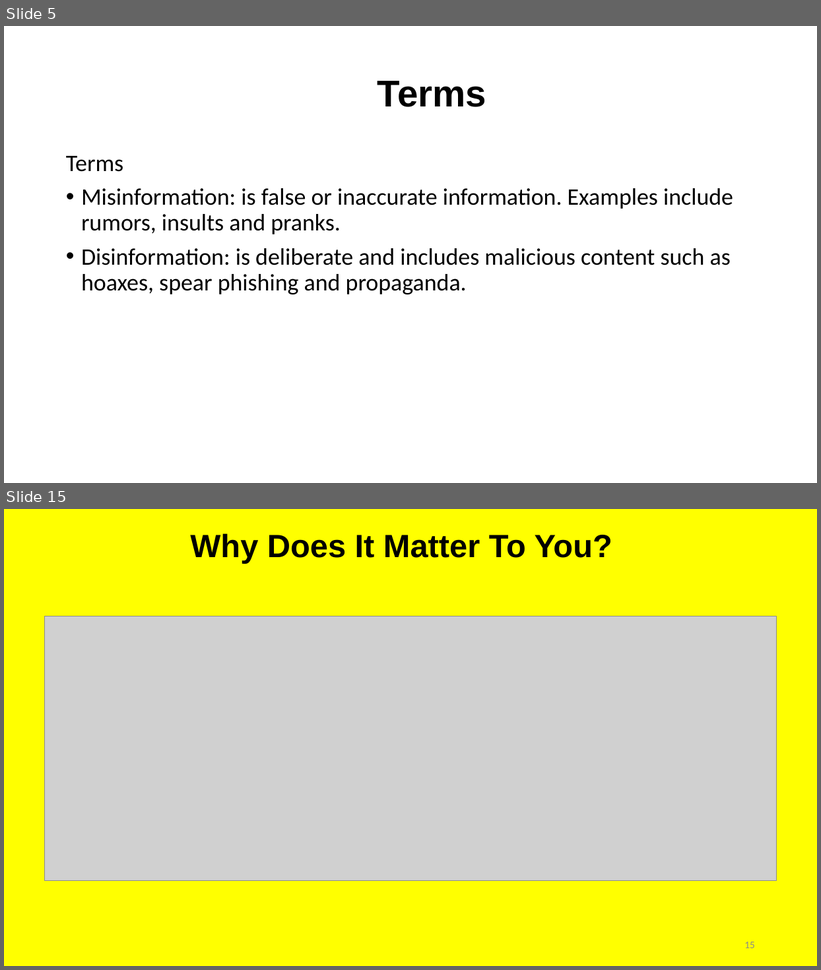
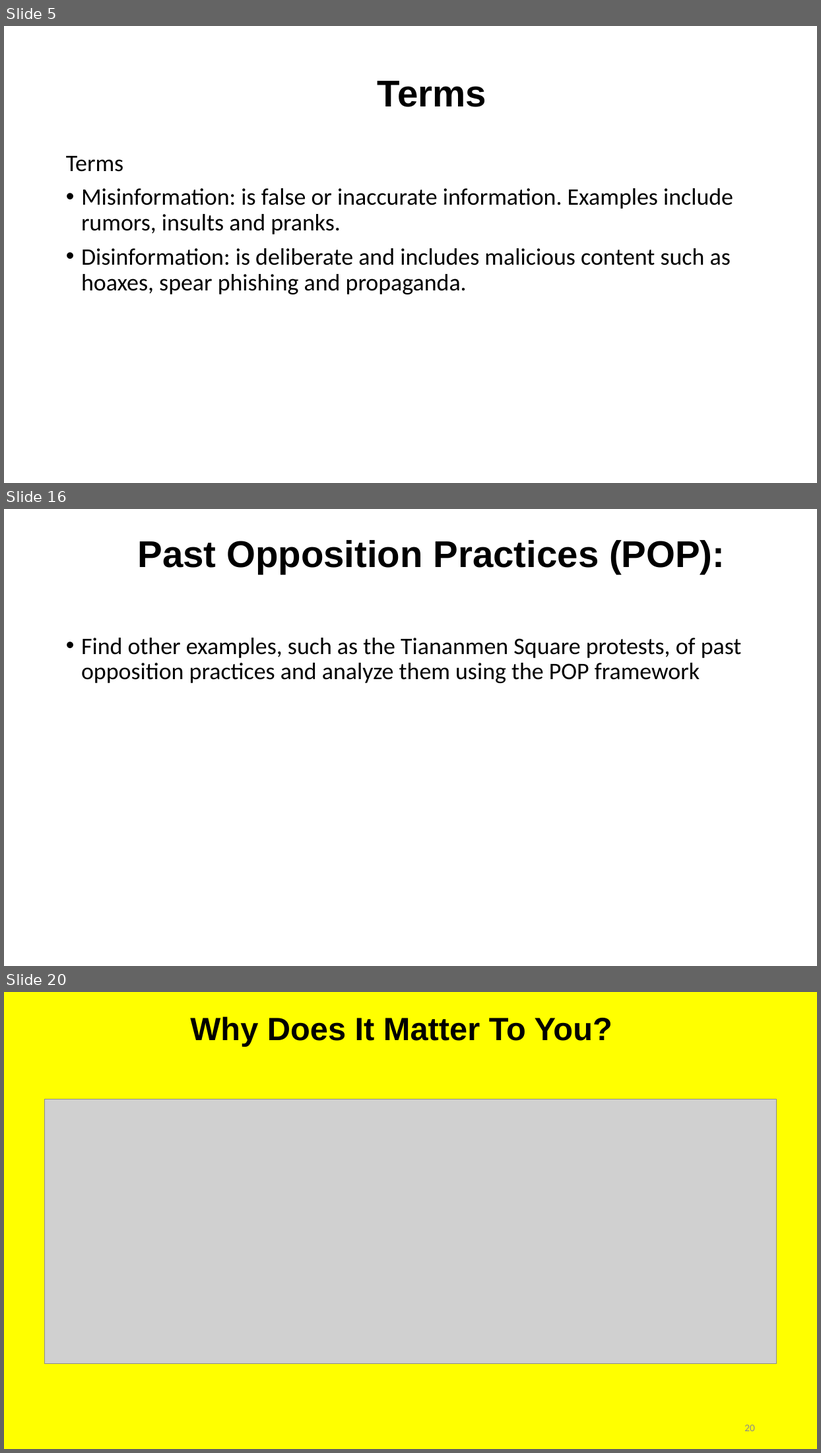
Before and after one commit to irregularchat/Counter_Malign_Information_Training, a slide deck: Counter_Malign_Information/4-Implement-For_Instructors/Lesson_Plans/Lesson_05-Identify_Malign_Information/Audio_Visual-Identify_Misinformation/Instructor-Lesson_Slide-Identify_Misinformation.pptx. Shown one above the other, each under a label of ours: slides 5 and 15 before the commit, slides 5, 16 and 20 after it; the slides between them are not shown. The pictures are 821x970 and 821x1453 pixels, drawn with LibreOffice and Linux fonts; fonts in the diff are those of the drawing; grey boxes stand for pictures. Boxes give left, top, right and bottom in pixels: in the first picture for what was removed or moved away, otherwise in the second. Text is boxed around its words. In the diff, an @@ line names an element or a change of style, - is before the commit and + after.

```diff
--- a/Counter_Malign_Information/4-Implement-For_Instructors/Lesson_Plans/Lesson_05-Identify_Malign_Information/Audio_Visual-Identify_Misinformation/Instructor-Lesson_Slide-Identify_Misinformation.pptx
+++ b/Counter_Malign_Information/4-Implement-For_Instructors/Lesson_Plans/Lesson_05-Identify_Malign_Information/Audio_Visual-Identify_Misinformation/Instructor-Lesson_Slide-Identify_Misinformation.pptx
@@ slide 16 added at <box>4,509,817,966</box>, background #FFFFFF @@
@@ title added at <box>137,540,725,574</box>, 44 pt, text #000000, bold @@
+Past Opposition Practices (POP):
@@ text added at <box>81,638,742,683</box>, 28 pt, text #000000 @@
+• Find other examples, such as the Tiananmen Square protests, of past opposition practices and analyze them using the POP framework
@@ what was slide 15 is now slide 20 @@
@@ page number at <box>745,1425,755,1432</box>: text changed @@
-15
+20
```
Also in this commit, not shown: 8 slides changed, 5 other slides added, 1 slide removed, 1 other file.
